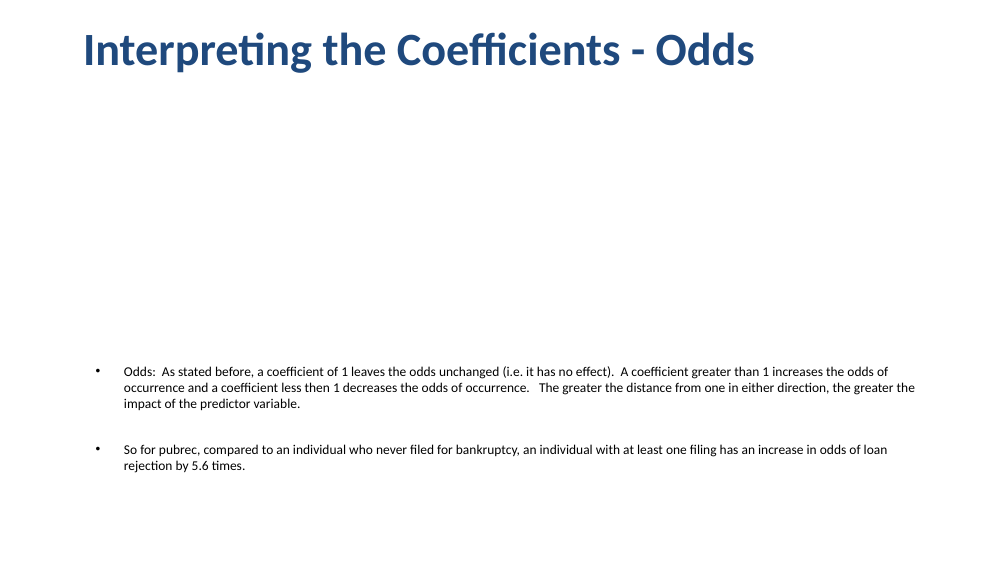
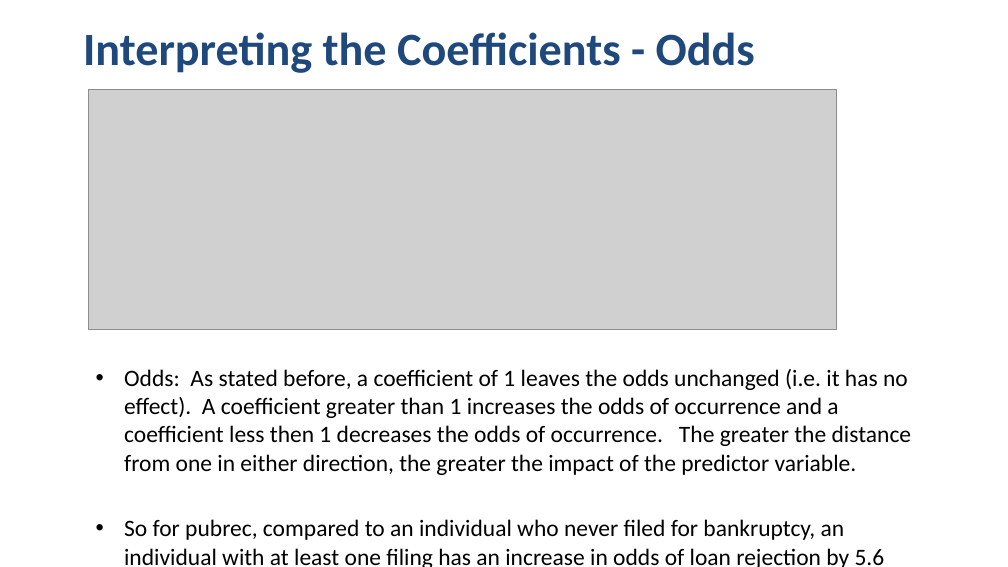
Before and after one commit to alexkcode/pa-541, a slide deck: slide 8 of PA_541_Week_13_PanelDataPart1_PooledCrossSect_STUDENT.pptx. Drawn at 1008x567 pixels with LibreOffice and Linux fonts; fonts in the diff are those of the drawing; grey boxes stand for pictures. Boxes give left, top, right and bottom in pixels: in the first picture for what was removed or moved away, otherwise in the second. Text is boxed around its words. In the diff, an @@ line names an element or a change of style, - is before the commit and + after.

```diff
--- a/PA_541_Week_13_PanelDataPart1_PooledCrossSect_STUDENT.pptx
+++ b/PA_541_Week_13_PanelDataPart1_PooledCrossSect_STUDENT.pptx
@@ picture added at [88, 90, 837, 330] @@
@@ text "Odds: As stated before, a ..." at [124, 369, 912, 567]: size 12.8 to 22.4 pt; indent changed; less space between paragraphs @@
```
Also in this commit, not shown: 52 other slides changed, 2 slides added, 2 slides removed, 10 other files.
